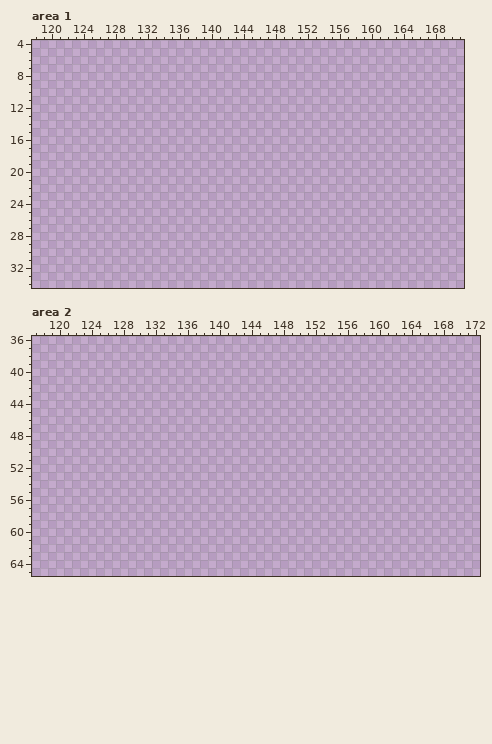
One commit to this pixel-art file: Sprite/OptionIcons.ase. This is how it looked before the edit.
200x200 pixels, 1 frame. Colours within 5 levels of each other are drawn and written as one. Shown: area 1: x 118..171, y 4..34; area 2: x 117..172, y 36..65. The commit also changed other parts of the picture, which this record leaves out.
Palette (. is transparent): 
After:
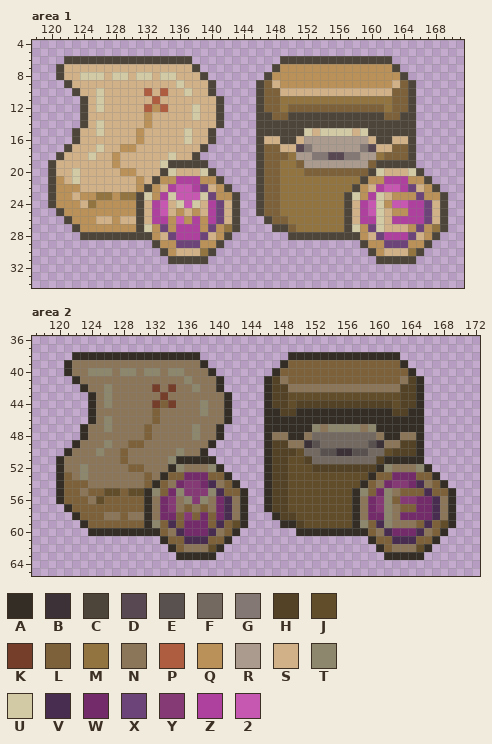
Colours new in this view: A #332d25  B #3b3137  C #4d4539  D #574852  E #59514f  F #746960  G #847875  H #534225  J #624d2b  K #743e2b  L #7c613a  M #927441  N #8c765a  P #ae5d40  Q #ba9158  R #ab9b8e  S #d1b187  T #8d876e  U #d2c9a5  V #492d50  W #742b69  X #6d4479  Y #853a76  Z #ae409e  2 #c758b1
The exact change:
Changed rows in their new state; - is an unchanged pixel.
Area 1:
first column x 120:
 6 --CCCCCCCCCCCCCCCC-----------CCCCCCCCCCCCCC-------
 7 -CSSSSSSSSSSSSSSSSC---------CQQQQQQQQQQQQQQC------
 8 -CSSUUUSUUSUUSUUSSSC-------CQQQQQQQQQQQQQQQQC-----
 9 --CSSSSSSSSSSSSSUSSSC-----CLSQQQQQQQQQQQQQQSLC----
10 ---CSSUSSSSSPSPSSUSSC-----CLLSSSSSSSSSSSSSSLLC----
11 ----CSUSSSSSSPSSSSSSSC----CLLMMMMMMMMMMMMMMLLC----
12 ----CSUSSSSSPQPSSSUSSC----CLLMLLLLLLLLLLLLMLLC----
13 ----CSSSSSSSQSSSSSUSSC----CCLLCCCCCCCCCCCCLLCC----
14 ----CSUSSSSSQSSSSSSSSC----CCCCCCCCCCCCCCCCCCCC----
15 ---CSSUSSSSQSSSSSUSSC-----CCCCCCUSUUUUSUCCCCCC----
16 ---CSSSSSSSQSSSSSUSSC-----CSSCCSRRRRRRRRSCCSSC----
17 --CSSSUSSQQSSSSSSSSC------CLLSSDGRRRRRRGDSSLLC----
18 -CSSSUSSQSSSSSSUSSC-------CLLLMRRGGDDGGRRMLLLC----
19 CSSSSSSSQSSSSSUCCCCC------CLLMMLRRRRRRRRLCCCCC----
20 CSSUSSSSSQQSSSCUSSSUC-----CLLMMMLLLLLLLLCUSSSUC---
21 CQSUSSSSSSSQSCQQZZZQQC----CLLMMMMMMMMMMCQQZZZQQC--
22 CQQQSSSSSSSQCQSZ22ZXSQC---CLLMMMMMMMMMCQSZ22ZXSQC-
23 CQQSQQMMQMMCUQZU222UXQQC--CLLMMMMMMMMCUQZUSQQQXQQC
24 CQQQSMQQQQQCSZ2SU2USZXSC--CLLMMMMMMMMCSZ2UQ22ZZXSC
25 -CQQQQQQQQQCSZ2SQSQSZXSC--CLLMMMMMMMMCSZ2USQQZZXSC
26 --CQQQSSQSSCSZZQ2QZQZXSC---CLLMMMMMMMCSZZUSZZZZXSC
27 ---CQQQQQQQCUQXQZZZQXQMC----CCLMMMMMMCUQXUSSSQXQMC
28 ----CCCCCCCCCQSXZZZXSQC-------CCCCCCCCCQSXZZZXSQC-
29 -------------CQQXXXQQC-----------------CQQXXXQQC--
30 --------------CQSSSMC-------------------CQSSSMC---
31 ---------------CCCCC---------------------CCCCC----
Area 2:
first column x 120:
38 --AAAAAAAAAAAAAAAA-----------AAAAAAAAAAAAAA-------
39 -ANNNNNNNNNNNNNNNNA---------ALLLLLLLLLLLLLLA------
40 -ANNTTTNTTNTTNTTNNNA-------ALLLLLLLLLLLLLLLLA-----
41 --ANNNNNNNNNNNNNTNNNA-----AHNLLLLLLLLLLLLLLNHA----
42 ---ANNTNNNNNKNKNNTNNA-----AHHNNNNNNNNNNNNNNHHA----
43 ----ANTNNNNNNKNNNNNNNA----AHHJJJJJJJJJJJJJJHHA----
44 ----ANTNNNNNKLKNNNTNNA----AHHJHHHHHHHHHHHHJHHA----
45 ----ANNNNNNNLNNNNNTNNA----AAHHAAAAAAAAAAAAHHAA----
46 ----ANTNNNNNLNNNNNNNNA----AAAAAAAAAAAAAAAAAAAA----
47 ---ANNTNNNNLNNNNNTNNA-----AAAAAATNTTTTNTAAAAAA----
48 ---ANNNNNNNLNNNNNTNNA-----ANNAANFFFFFFFFNAANNA----
49 --ANNNTNNLLNNNNNNNNA------AHHNNBEFFFFFFEBNNHHA----
50 -ANNNTNNLNNNNNNTNNA-------AHHHJFFEEBBEEFFJHHHA----
51 ANNNNNNNLNNNNNTAAAAA------AHHJJHFFFFFFFFHAAAAA----
52 ANNTNNNNNLLNNNATNNNTA-----AHHJJJHHHHHHHHATNNNTA---
53 ALNTNNNNNNNLNALLWWWLLA----AHHJJJJJJJJJJALLWWWLLA--
54 ALLLNNNNNNNLALNWYYWVNLA---AHHJJJJJJJJJALNWYYWVNLA-
55 ALLNLLJJLJJATLWTYYYTVLLA--AHHJJJJJJJJATLWTNLLLVLLA
56 ALLLNJLLLLLANWYNTYTNWVNA--AHHJJJJJJJJANWYTLYYWWVNA
57 -ALLLLLLLLLANWYNLNLNWVNA--AHHJJJJJJJJANWYTNLLWWVNA
58 --ALLLNNLNNANWWLYLWLWVNA---AHHJJJJJJJANWWTNWWWWVNA
59 ---ALLLLLLLATLVLWWWLVLJA----AAHJJJJJJATLVTNNNLVLJA
60 ----AAAAAAAAALNVWWWVNLA-------AAAAAAAAALNVWWWVNLA-
61 -------------ALLVVVLLA-----------------ALLVVVLLA--
62 --------------ALNNNJA-------------------ALNNNJA---
63 ---------------AAAAA---------------------AAAAA----
